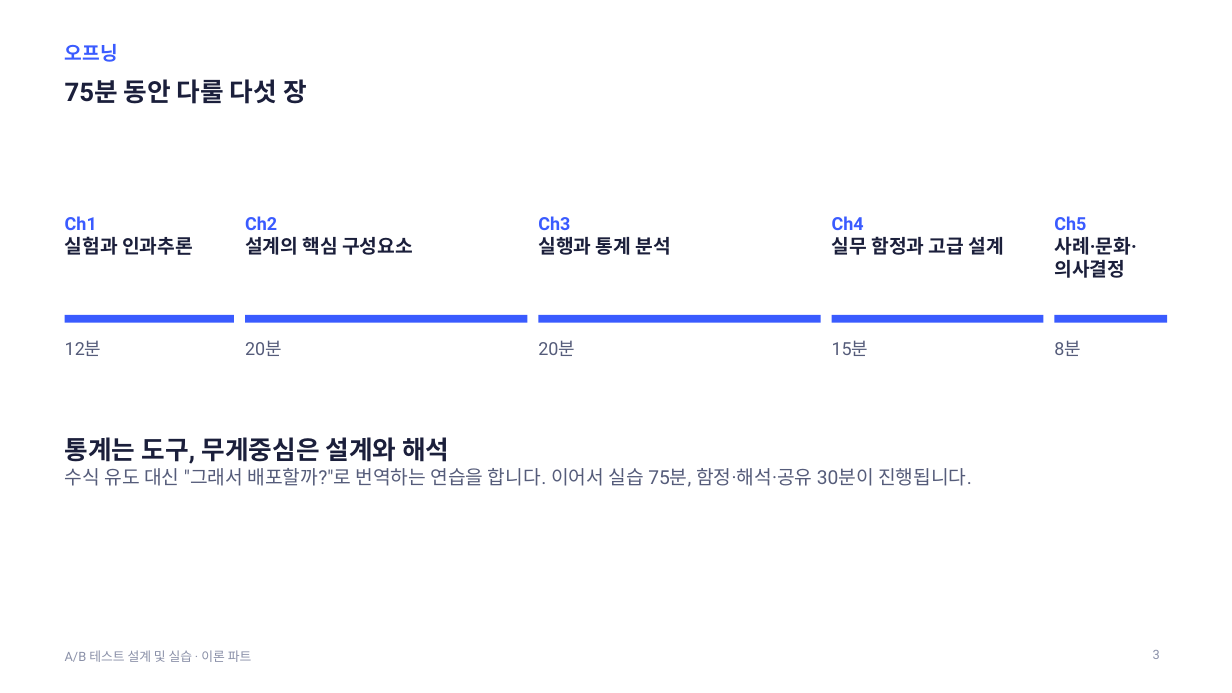
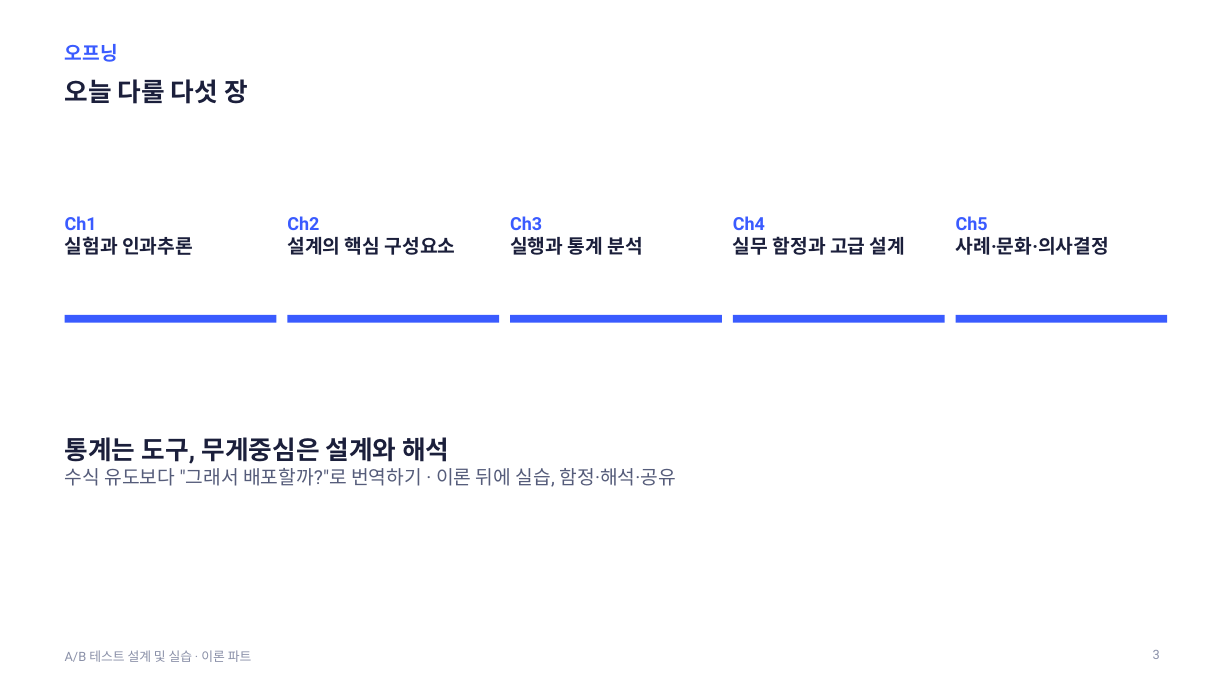
Before and after one commit to kkamret/quickmart-lab-rats, a slide deck: slide 3 of docs/lecture/ab-testing-theory.pptx. Drawn at 1232x693 pixels with LibreOffice and Linux fonts; fonts in the diff are those of the drawing. Boxes give left, top, right and bottom in pixels: in the first picture for what was removed or moved away, otherwise in the second. Text is boxed around its words. In the diff, an @@ line names an element or a change of style, - is before the commit and + after.

Commit message:
docs: 이론 PPT 문구 정리와 반복·줄글 제거
Refs #10

```diff
--- a/docs/lecture/ab-testing-theory.pptx
+++ b/docs/lecture/ab-testing-theory.pptx
@@ title at (65,79,248,104): text changed @@
-75분 동안 다룰 다섯 장
+오늘 다룰 다섯 장
@@ text "Ch2": place and size @@
-text "Ch2" at (245,216,413,255)
+text "Ch2" at (287,216,456,255)
@@ text "Ch3": place and size @@
-text "Ch3" at (538,216,671,255)
+text "Ch3" at (510,216,642,255)
@@ text "Ch4": place and size @@
-text "Ch4" at (832,216,1004,255)
+text "Ch4" at (733,216,905,255)
@@ text "Ch5" rewrapped from (1054,216,1136,278) to (956,216,1109,255) @@
@@ line moved from (65, 319) - (234, 319) to (65, 319) - (276, 319) @@
@@ line moved from (245, 319) - (528, 319) to (287, 319) - (499, 319) @@
@@ line added from (510, 319) to (722, 319), #3A5BFF 6 pt @@
@@ line moved from (539, 319) - (821, 319) to (733, 319) - (945, 319) @@
@@ line moved from (832, 319) - (1043, 319) to (956, 319) - (1167, 319) @@
@@ line removed from (1055, 319) to (1167, 319) @@
@@ text removed at (65,340,102,356) @@
-12분
@@ text removed at (245,340,282,356) @@
-20분
@@ text removed at (538,340,575,356) @@
-20분
@@ text removed at (832,340,869,356) @@
-15분
@@ text removed at (1054,340,1081,356) @@
-8분
@@ text at (65,468,676,487): text changed @@
-수식 유도 대신 "그래서 배포할까?"로 번역하는 연습을 합니다. 이어서 실습 75분, 함정·해석·공유 30분이 진행됩니다.
+수식 유도보다 "그래서 배포할까?"로 번역하기 · 이론 뒤에 실습, 함정·해석·공유
```
Also in this commit, not shown: 44 other slides changed, 1 slide added, 1 slide removed, 2 other files.
